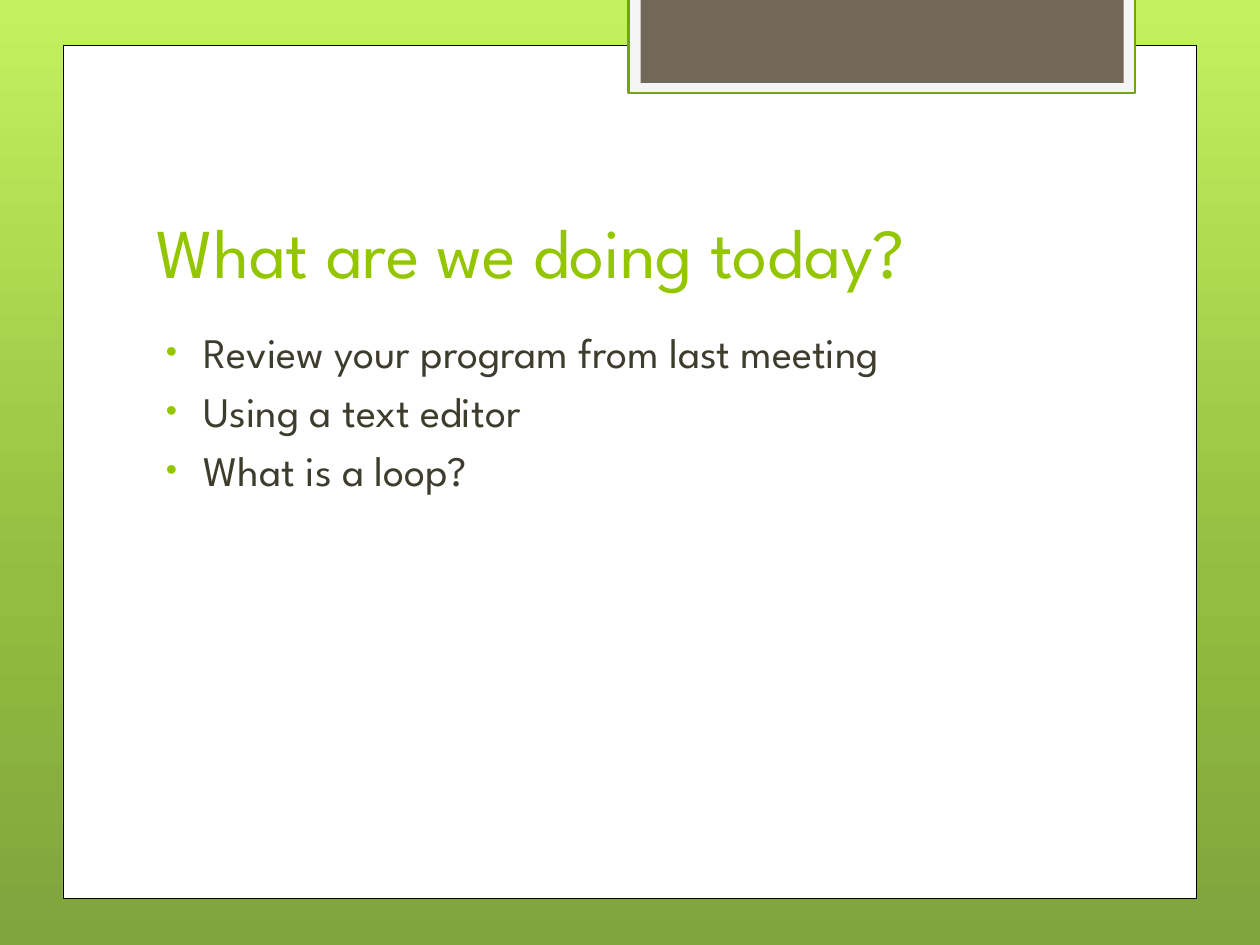
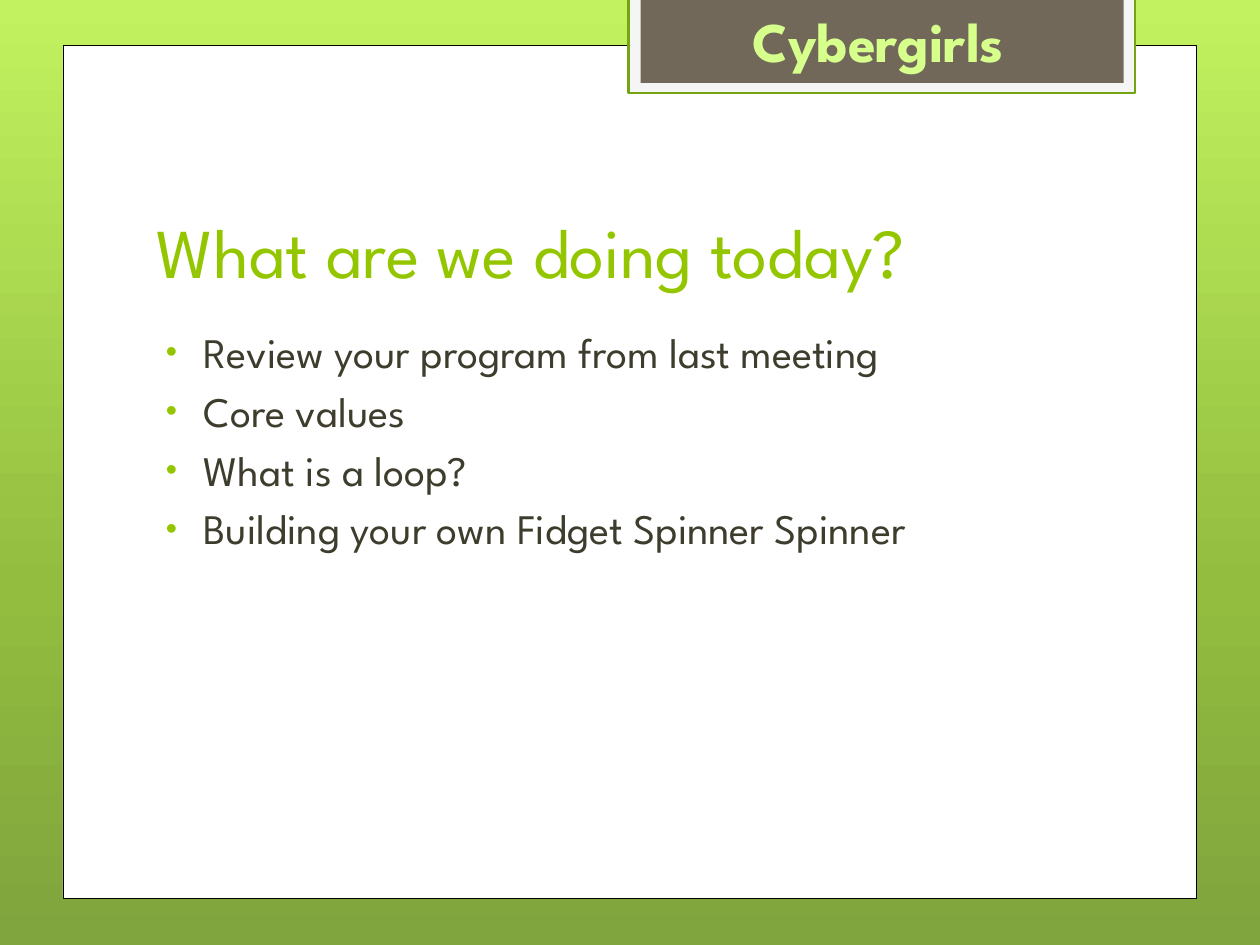
Before and after one commit to drahmel/el-segundo-girl-scouts-robotics-2017, a slide deck: slide 2 of meeting-4-loops/Girl Scouts LEGO Robotics - Meeting 4 - Loops.pptx. Drawn at 1260x945 pixels with LibreOffice and Linux fonts; fonts in the diff are those of the drawing; background and template pictures are left out. Boxes give left, top, right and bottom in pixels: in the first picture for what was removed or moved away, otherwise in the second. Text is boxed around its words. In the diff, an @@ line names an element or a change of style, - is before the commit and + after.

```diff
--- a/meeting-4-loops/Girl Scouts LEGO Robotics - Meeting 4 - Loops.pptx
+++ b/meeting-4-loops/Girl Scouts LEGO Robotics - Meeting 4 - Loops.pptx
@@ text added at box(752, 23, 1004, 75), 32 pt, text #D6FF8C, bold @@
+Cybergirls
@@ text at box(204, 398, 406, 428): text changed @@
-• Using a text editor
+• Core values
@@ text at box(204, 515, 906, 554): paragraph added @@
+• Building your own Fidget Spinner Spinner
```
Also in this commit, not shown: 4 other slides changed, 2 slides added, 4 slides removed.
